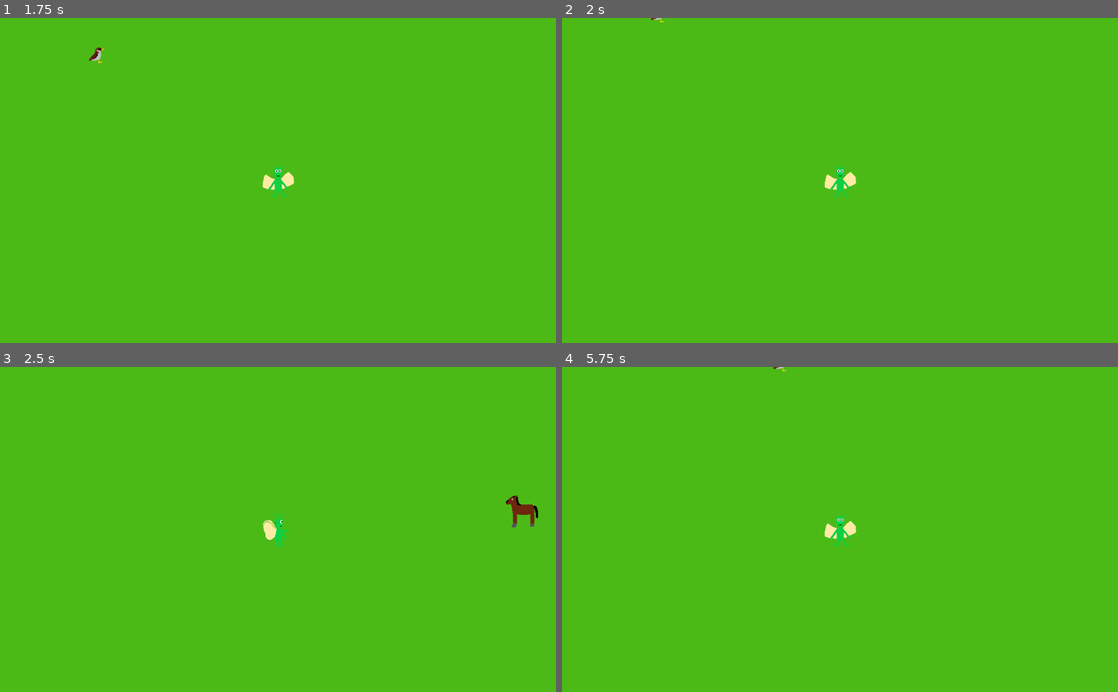
Above: before the commit, frames 1-4 (two rows, left to right).
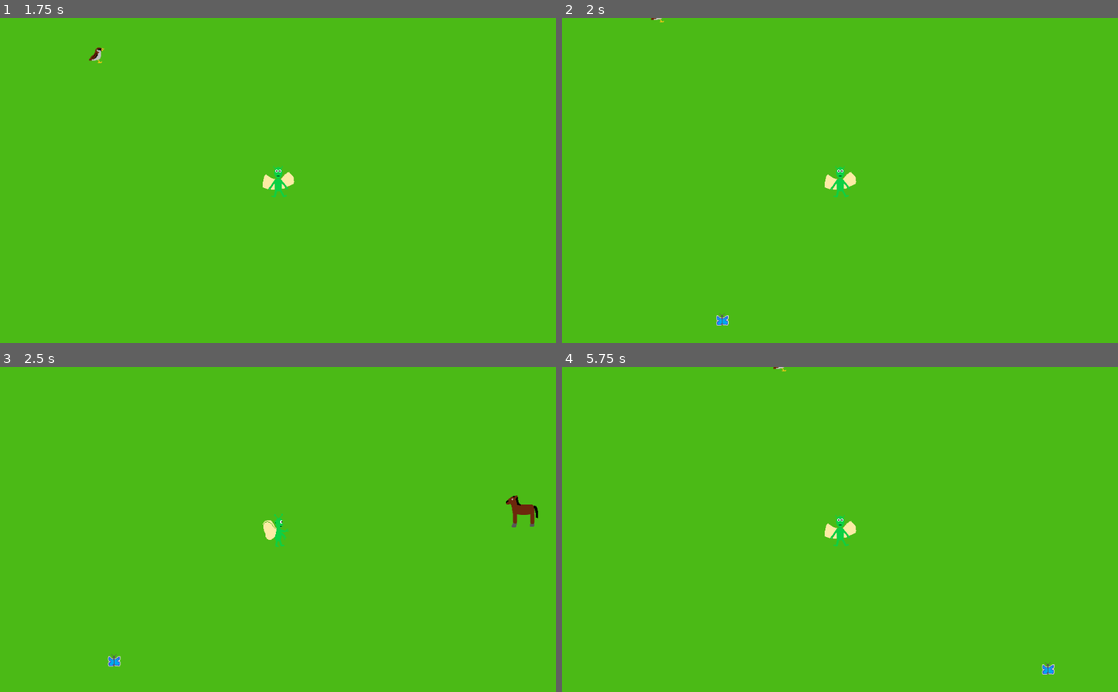
Above: after the commit, the same moments.

Repository: KimMcLelland/FaeQuest
Game: Godot game, scene res://Plains.tscn
The game is run twice, just before and just after one commit, with the same random seed, the same clock (stepped at 60 frames per second) and the same inputs. This scene is started directly instead of the project's main scene.
Inputs:
- Up to frame 1 (1.75 s): tap Enter at 0.5 s; hold Right (ui_right) 0.53-1.28 s; hold Down (ui_down) from 1.28 s (still down)
- Up to frame 2 (2 s): keep holding Down (ui_down)
- Up to frame 3 (2.5 s): release Down (ui_down) at 2.03 s; hold Right (ui_right) from 2.03 s (still down)
- Up to frame 4 (5.75 s): release Right (ui_right) at 2.78 s; hold Up (ui_up) 2.78-3.53 s; hold Left (ui_left) 3.53-5.03 s; hold Down (ui_down) from 5.03 s (still down)

Frame 1 is identical in both runs. In frame 2, less than 0.1% of the frame differs, in the area x 27-30%, y 90-95%; in frame 3, less than 0.1%, in the area x 19-22%, y 88-93%; in frame 4, less than 0.1%.

Commit message:
Butterfly movement

Diff:
--- a/Butterfly.gd
+++ b/Butterfly.gd
@@ -1,7 +1,8 @@
 extends Area2D
 
 var rng = RandomNumberGenerator.new()
-
+var direction
+var speed
 
 
 func _ready():
@@ -13,8 +14,34 @@
 		$AnimatedSprite.animation = "blue"
 	if variety == 3:
 		$AnimatedSprite.animation = "yellow"
+	direction = rng.randi_range(1, 4)
+	speed = 100
 
 
-# Called every frame. 'delta' is the elapsed time since the previous frame.
-#func _process(delta):
-#	pass
+func _process(delta):
+	var velocity = Vector2()
+	if direction == 1:
+		velocity.x += 1
+	if direction == 2:
+		velocity.y += 1
+	if direction == 3:
+		velocity.x -= 1
+	if direction == 4:
+		velocity.y -= 1
+
+	if position.x > 2016:
+		direction = 3
+	if position.x < 32:
+		direction = 1
+	if position.y > 1768:
+		direction = 4
+	if position.y < 32:
+		direction = 2
+
+	if velocity.length() > 0:
+		velocity = velocity.normalized() * speed
+	position += velocity * delta
+
+
+func _on_Timer_timeout():
+	direction = rng.randi_range(1, 4)
--- a/Butterfly.tscn
+++ b/Butterfly.tscn
@@ -38,3 +38,9 @@
 
 [node name="CollisionShape2D" type="CollisionShape2D" parent="."]
 shape = SubResource( 2 )
+
+[node name="Timer" type="Timer" parent="."]
+wait_time = 2.0
+autostart = true
+
+[connection signal="timeout" from="Timer" to="." method="_on_Timer_timeout"]
